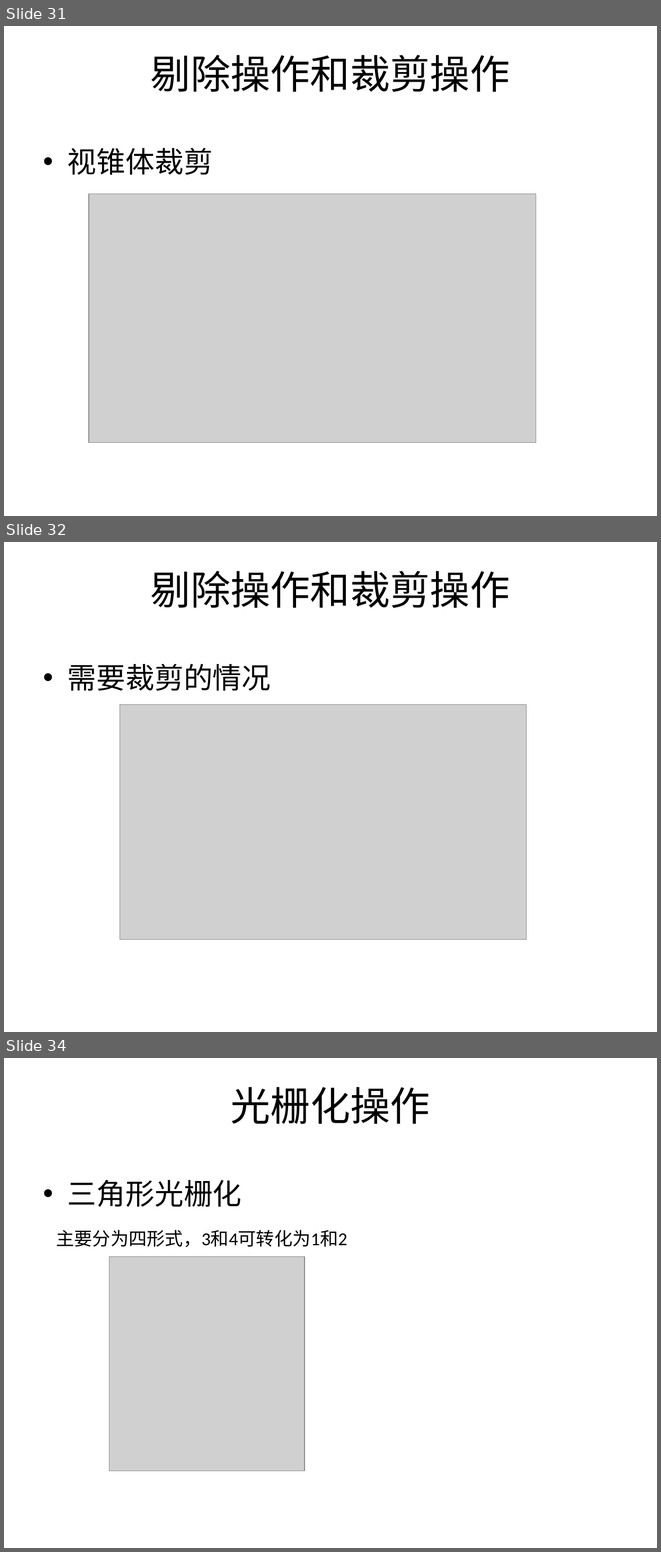
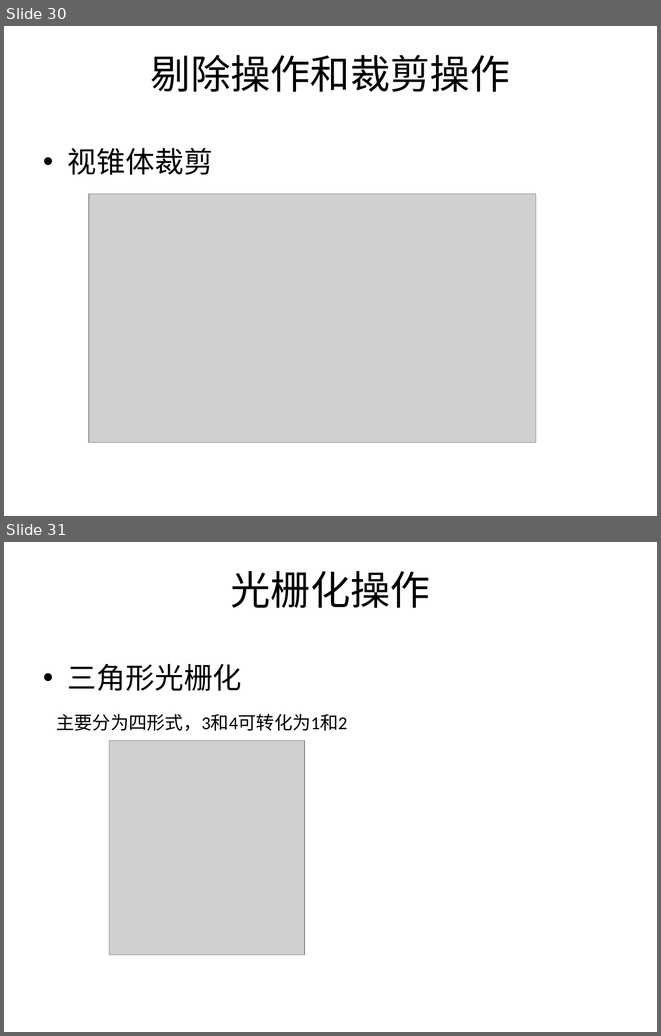
Before and after one commit to SeventhMage/MagicX, a slide deck: SoftEngine/doc/SoftwareRender.pptx. Shown one above the other, each under a label of ours: slides 31, 32 and 34 before the commit, slides 30 and 31 after it; the slides between them are not shown. The pictures are 661x1552 and 661x1036 pixels, drawn with LibreOffice and Linux fonts; fonts in the diff are those of the drawing; grey boxes stand for pictures; background and template pictures are left out. Boxes give left, top, right and bottom in pixels: in the first picture for what was removed or moved away, otherwise in the second. Text is boxed around its words. In the diff, an @@ line names an element or a change of style, - is before the commit and + after.

```diff
--- a/SoftEngine/doc/SoftwareRender.pptx
+++ b/SoftEngine/doc/SoftwareRender.pptx
@@ slide 32 removed at <box>4,542,657,1032</box>, background picture (left out) @@
@@ title removed at <box>151,571,510,608</box> @@
-剔除操作和裁剪操作
@@ text removed at <box>68,664,271,691</box> @@
-• 需要裁剪的情况
@@ picture removed at <box>120,705,527,939</box> @@
@@ what was slide 31 is now slide 30 @@
@@ what was slide 34 is now slide 31 @@
```
Also in this commit, not shown: 5 slides changed, 2 other slides removed.
